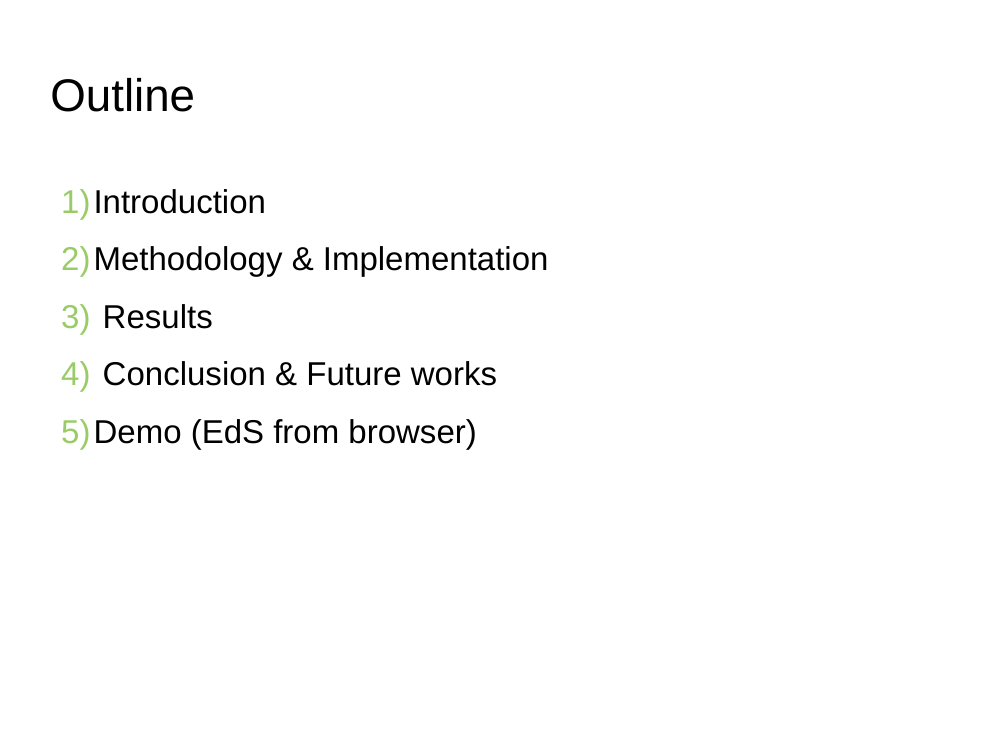
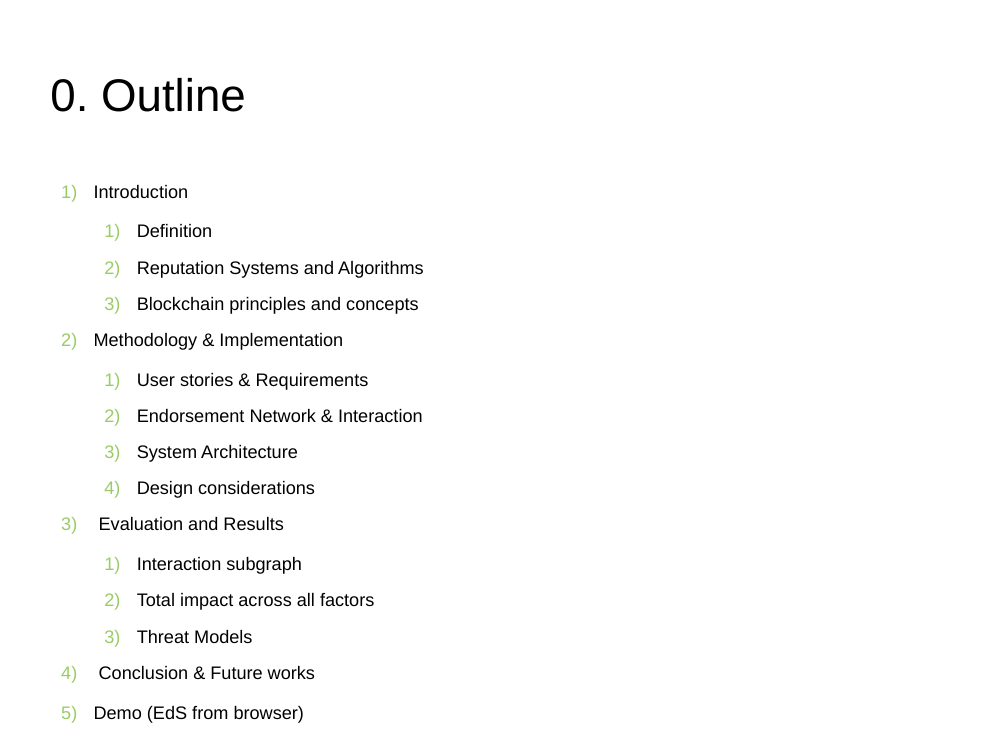
Before and after one commit to s2-t2/blockchain_reputation_system, a slide deck: slide 2 of documents/Presentation/Presentation.odp. Drawn at 1008x756 pixels with LibreOffice and Linux fonts; fonts in the diff are those of the drawing; background and template pictures are left out. Boxes give left, top, right and bottom in pixels: in the first picture for what was removed or moved away, otherwise in the second. Text is boxed around its words. In the diff, an @@ line names an element or a change of style, - is before the commit and + after.

```diff
--- a/documents/Presentation/Presentation.odp
+++ b/documents/Presentation/Presentation.odp
@@ title at (50, 78, 246, 112): text changed @@
-Outline
+0. Outline
@@ text at (94, 185, 343, 723): size 26 to 14.3 pt in "Introduction", "Methodology & Implementation", "Conclusion & Future works", "Demo (EdS from browser)" @@
@@ text at (137, 224, 424, 314): paragraphs added @@
+  1) Definition
+  2) Reputation Systems and Algorithms
+  3) Blockchain principles and concepts
@@ text at (99, 373, 423, 643): text changed; size 26 to 14.3 pt @@
-3) Results
+  1) User stories & Requirements
+  2) Endorsement Network & Interaction
+  3) System Architecture
+  4) Design considerations
+3) Evaluation and Results
+  1) Interaction subgraph
+  2) Total impact across all factors
+  3) Threat Models
```
Also in this commit, not shown: 6 other slides changed, 8 slides added, 6 slides removed, 8 other files.
